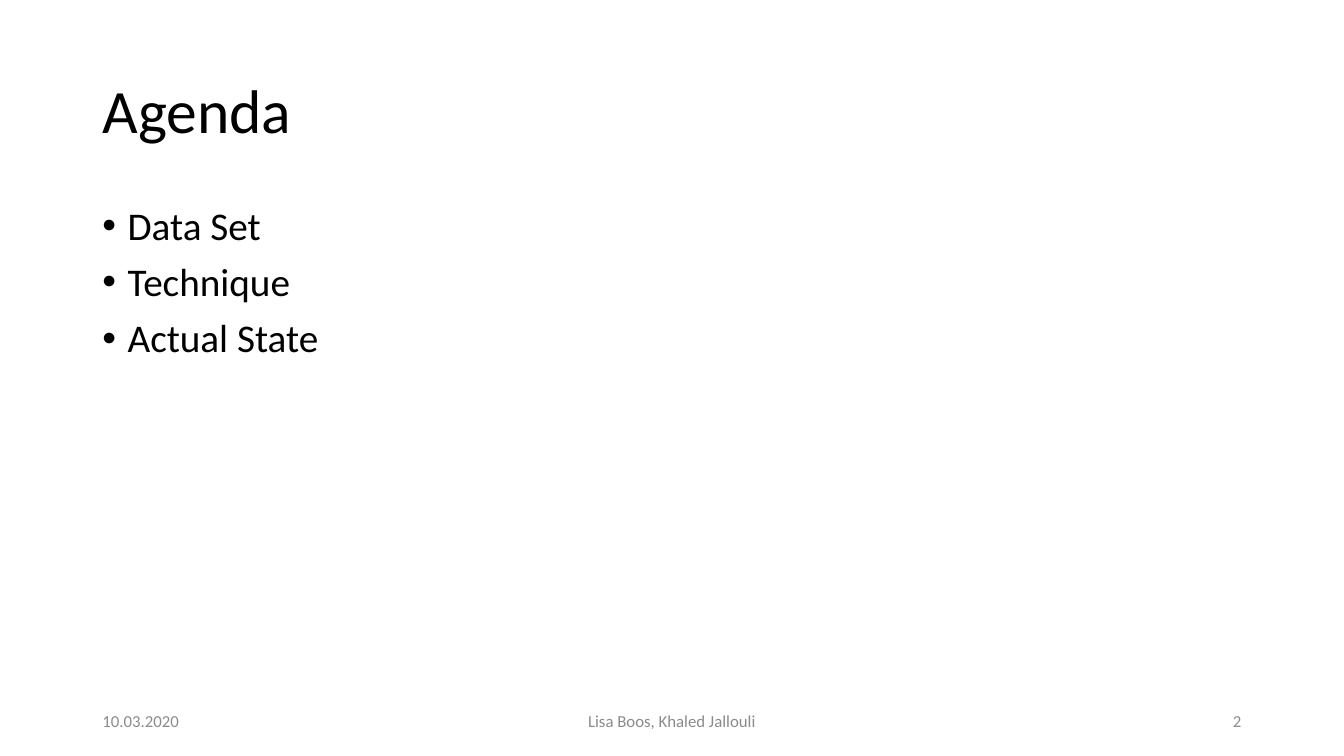
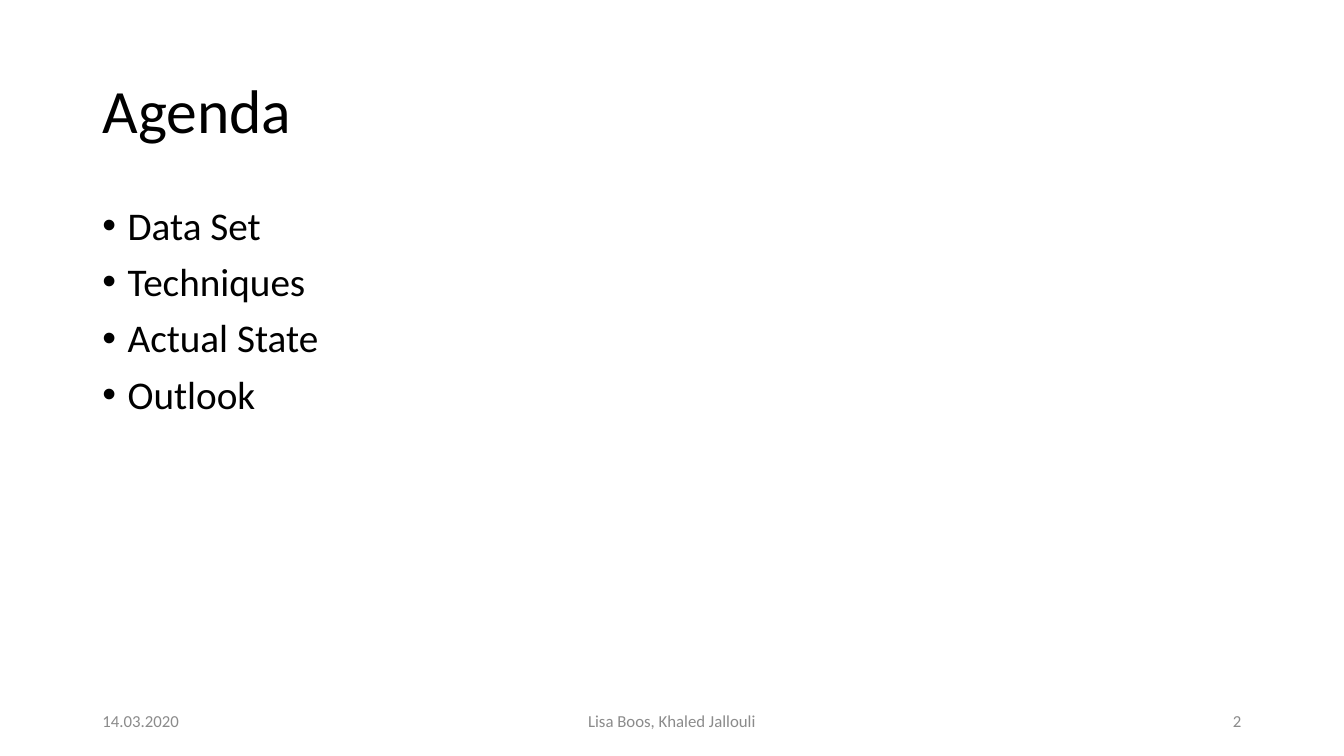
Before and after one commit to Khaledjallouli/project, a slide deck: slide 2 of presentationForFutureStudents/presentationFutureStudents.pptx. Drawn at 1344x756 pixels with LibreOffice and Linux fonts; fonts in the diff are those of the drawing; background and template pictures are left out. Boxes give left, top, right and bottom in pixels: in the first picture for what was removed or moved away, otherwise in the second. Text is boxed around its words. In the diff, an @@ line names an element or a change of style, - is before the commit and + after.

```diff
--- a/presentationForFutureStudents/presentationFutureStudents.pptx
+++ b/presentationForFutureStudents/presentationFutureStudents.pptx
@@ text at (x1=128, y1=268, x2=306, y2=303): text changed @@
-• Technique
+• Techniques
@@ text at (x1=128, y1=381, x2=256, y2=410): paragraph added @@
+• Outlook
@@ text at (x1=102, y1=716, x2=178, y2=727): text changed @@
-10.03.2020
+14.03.2020
```
Also in this commit, not shown: 3 other slides changed, 1 slide added.
